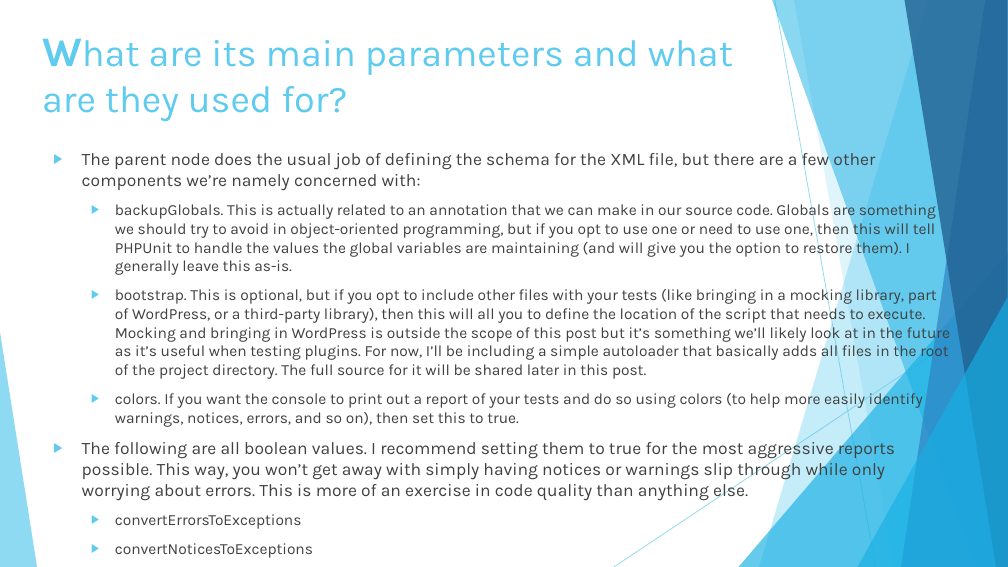
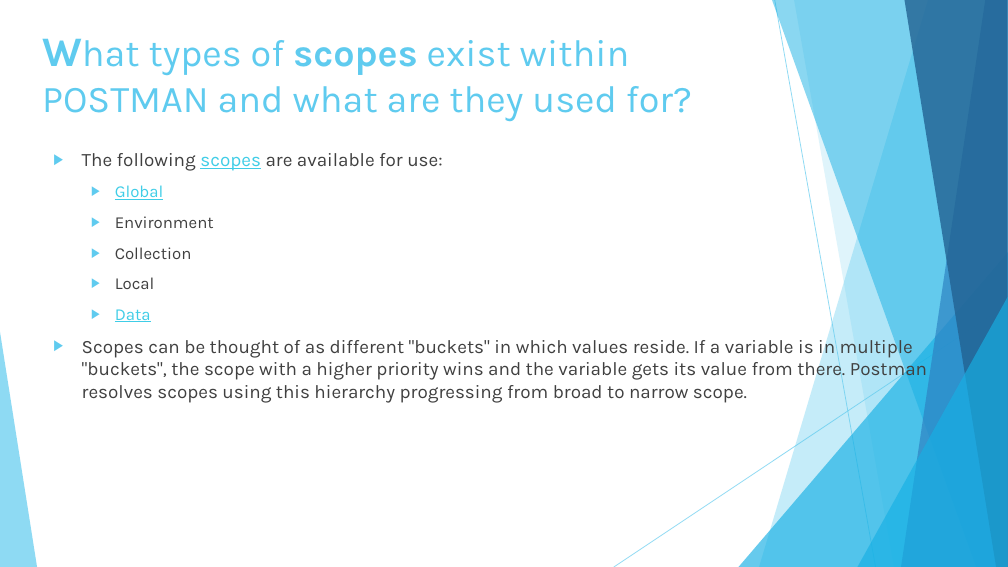
Before and after one commit to diegosilva91/Postman, a slide deck: slide 8 of Pill_Postman_presentation.pptx. Drawn at 1008x567 pixels with LibreOffice and Linux fonts; fonts in the diff are those of the drawing. Boxes give left, top, right and bottom in pixels: in the first picture for what was removed or moved away, otherwise in the second. Text is boxed around its words. In the diff, an @@ line names an element or a change of style, - is before the commit and + after.

Commit message:
Scopes in postman

```diff
--- a/Pill_Postman_presentation.pptx
+++ b/Pill_Postman_presentation.pptx
@@ title at (42, 40, 692, 121): text changed @@
-What are its main parameters and what are they used for?
+What types of scopes exist within POSTMAN and what are they used for?
@@ text at (82, 153, 927, 403): text changed; size 14.8 to 18 pt @@
-▶ The parent node does the usual job of defining the schema for the XML file, but there are a few other components we’re namely concerned with:
-  ▶ backupGlobals. This is actually related to an annotation that we can make in our source code. Globals are something we should try to avoid in object-oriented programming, but if you opt to use one or need to use one, then this will tell PHPUnit to handle the values the global variables are maintaining (and will give you the option to restore them). I generally leave this as-is.
-  ▶ bootstrap. This is optional, but if you opt to include other files with your tests (like bringing in a mocking library, part of WordPress, or a third-party library), then this will all you to define the location of the script that needs to execute. Mocking and bringing in WordPress is outside the scope of this post but it’s something we’ll likely look at in the future as it’s useful when testing plugins. For now, I’ll be including a simple autoloader that basically adds all files in the root of the project directory. The full source for it will be shared later in this post.
-  ▶ colors. If you want the console to print out a report of your tests and do so using colors (to help more easily identify warnings, notices, errors, and so on), then set this to true.
-▶ The following are all boolean values. I recommend setting them to true for the most aggressive reports possible. This way, you won’t get away with simply having notices or warnings slip through while only worrying about errors. This is more of an exercise in code quality than anything else.
-  ▶ convertErrorsToExceptions
-  ▶ convertNoticesToExceptions
-  ▶ convertWarningsToExceptions
+▶ The following scopes are available for use:
+  ▶ Global
+  ▶ Environment
+  ▶ Collection
+  ▶ Local
+  ▶ Data
+▶ Scopes can be thought of as different "buckets" in which values reside. If a variable is in multiple "buckets", the scope with a higher priority wins and the variable gets its value from there. Postman resolves scopes using this hierarchy progressing from broad to narrow scope.
```
Also in this commit, not shown: 1 slide added, 1 slide removed.
